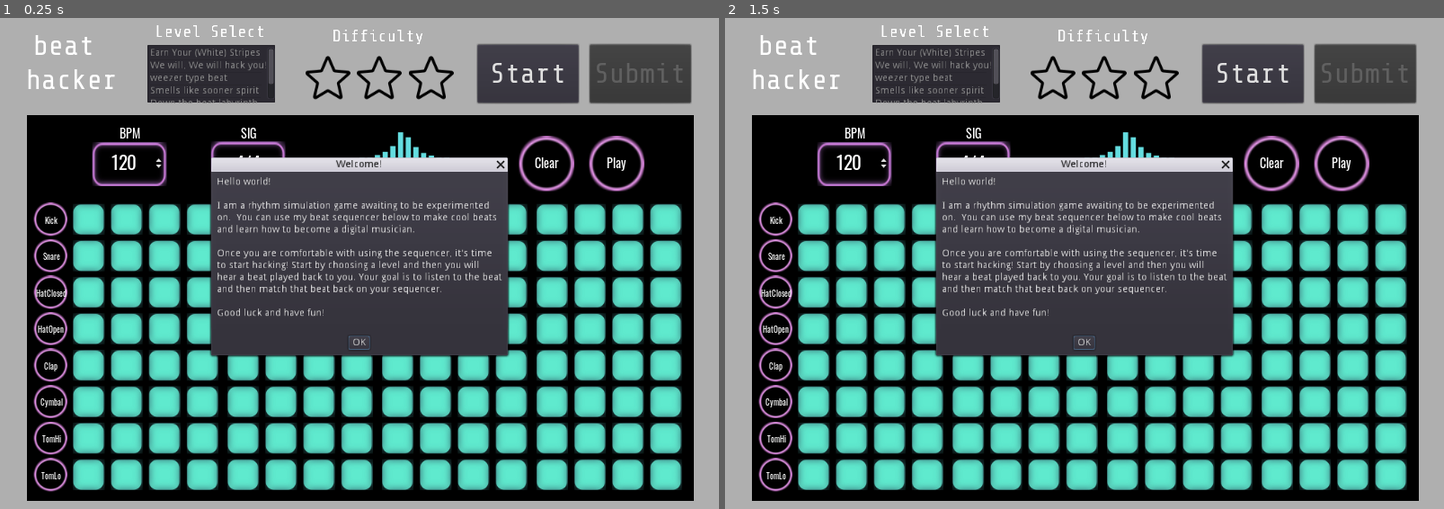
Above: before the commit, frames 1-2 (left to right).
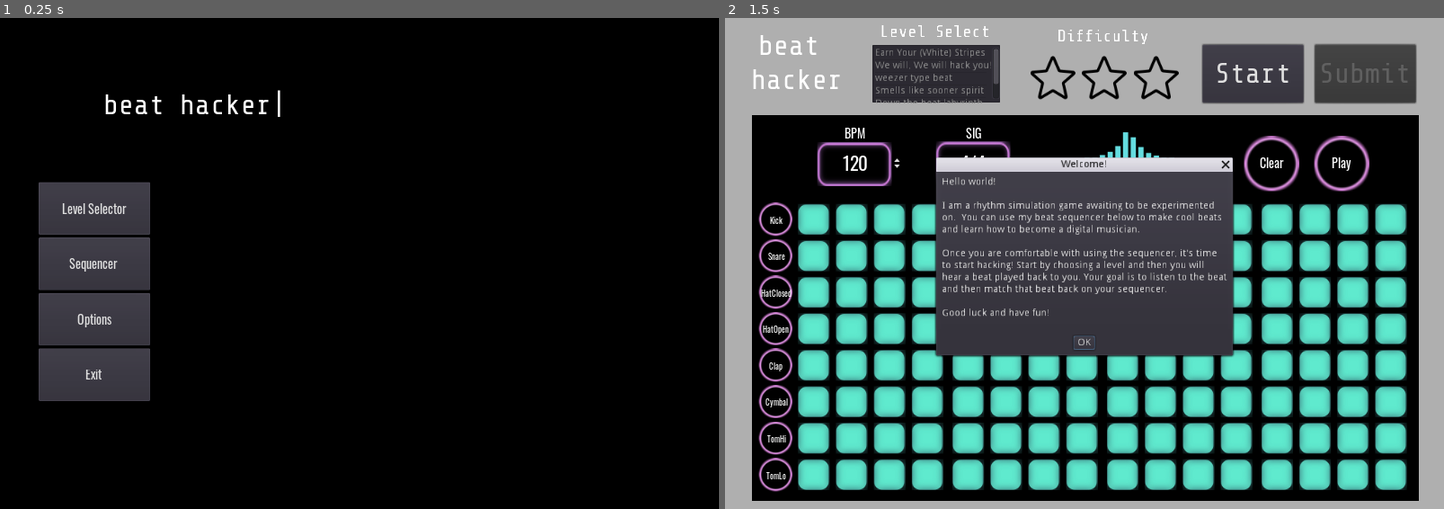
Above: after the commit, the same moments.

Repository: mdructor/beat_hacker
Game: Godot game, scene res://Assets/Scenes/MainMenu.tscn
Two runs of this game, one before a commit and one after it. Both use one fixed random seed, a clock stepped at 60 frames per second and the inputs below. Before the commit the project starts from res://Assets/Scenes/Main.tscn.
Inputs (mouse positions are in pixels of both pictures, inside the frame that each line leads up to):
- Up to frame 1 (0.25 s): no input
- Up to frame 2 (1.5 s): click (818, 209) at 0.5 s, where only the run after the commit has a clickable "Level Selector"; click "Play" at 1.25 s

The runs differ from the first frame. In frame 1, 75% of the frame differs, in the area x 0-100%, y 0-100%; in frame 2, 0.1%.

Commit message:
Add new main menu
Now launches from a main menu.  You can navigate to the old
launch by pressing level select for now.

Diff:
--- /dev/null
+++ b/Assets/Scenes/FunButton.tscn
@@ -0,0 +1,11 @@
+[gd_scene load_steps=3 format=2]
+
+[ext_resource path="res://Assets/Images/blue_square.png" type="Texture" id=1]
+[ext_resource path="res://Assets/Images/blue_square_down.png" type="Texture" id=2]
+
+[node name="FunButton" type="TextureButton"]
+margin_right = 40.0
+margin_bottom = 40.0
+toggle_mode = true
+texture_normal = ExtResource( 1 )
+texture_pressed = ExtResource( 2 )
--- a/Assets/Scenes/Main.tscn
+++ b/Assets/Scenes/Main.tscn
@@ -1,10 +1,10 @@
 [gd_scene load_steps=11 format=2]
 
-[ext_resource path="res://Assets/Scenes/Sequencer.tscn" type="PackedScene" id=1]
-[ext_resource path="res://Assets/Fonts/sharetechbig.tres" type="DynamicFont" id=2]
-[ext_resource path="res://Assets/Scripts/Main.gd" type="Script" id=3]
-[ext_resource path="res://Assets/Scenes/WelcomeDialog.tscn" type="PackedScene" id=4]
-[ext_resource path="res://Assets/Images/star.png" type="Texture" id=5]
+[ext_resource path="res://Assets/Scripts/Main.gd" type="Script" id=1]
+[ext_resource path="res://Assets/Scenes/Sequencer.tscn" type="PackedScene" id=2]
+[ext_resource path="res://Assets/Fonts/sharetechbig.tres" type="DynamicFont" id=3]
+[ext_resource path="res://Assets/Images/star.png" type="Texture" id=4]
+[ext_resource path="res://Assets/Scenes/WelcomeDialog.tscn" type="PackedScene" id=5]
 [ext_resource path="res://Assets/Scenes/ResultsDialog.tscn" type="PackedScene" id=6]
 [ext_resource path="res://Assets/Scenes/CountdownPopup.tscn" type="PackedScene" id=7]
 [ext_resource path="res://Assets/Sounds/ui/Click.ogg" type="AudioStream" id=8]
--- /dev/null
+++ b/Assets/Scenes/MainMenu.gd
@@ -0,0 +1,61 @@
+extends Node2D
+
+# Declare member variables here. Examples:
+# var a = 2
+# var b = "text"
+var titleHasCursor = true
+var CURSOR_TICK_RATE = 0.6
+
+var FUN_TICK_RATE = 2
+
+var funButtons = []
+
+# Called when the node enters the scene tree for the first time.
+func _ready():
+	var cursorTimer = Timer.new()
+	cursorTimer.set_wait_time(CURSOR_TICK_RATE)
+	cursorTimer.connect("timeout", self, "cursorTick")
+	add_child(cursorTimer)
+	cursorTimer.start()
+
+	var funButtonTimer = Timer.new()
+	funButtonTimer.set_wait_time(FUN_TICK_RATE)
+	funButtonTimer.connect("timeout", self, "funButtonTick")
+	add_child(funButtonTimer)
+	funButtonTick()
+	funButtonTimer.start()
+
+
+# Called every frame. 'delta' is the elapsed time since the previous frame.
+func _process(delta):
+	for but in funButtons:
+		var pos = but.get_begin()
+		pos.x -= 50 * delta
+		but.set_begin(pos)
+
+func cursorTick():
+	if (titleHasCursor):
+		get_node("ColorRect/Title").text = "beat hacker"
+		titleHasCursor = false
+	else:
+		get_node("ColorRect/Title").text = "beat hacker|"
+		titleHasCursor = true
+
+func funButtonTick():
+	# spawn new ones
+	var toSpawn = []
+	for i in range(4):
+		toSpawn.append((int(rand_range(0, 2)) == 1))
+	for y in range(4):
+		if toSpawn[y]:
+			funButtons.append(load("res://Assets/Scenes/FunButton.tscn").instance())
+			funButtons.back().set_begin(Vector2(1125, 250 + 75 * y))
+			get_node("ColorRect/FunContainer").add_child(funButtons.back())
+
+
+func _on_ExitButton_pressed():
+	get_tree().quit()
+
+
+func _on_LevelSelectButton_pressed():
+	get_tree().change_scene("res://Assets/Scenes/Main.tscn")
--- /dev/null
+++ b/Assets/Scenes/MainMenu.tscn
@@ -0,0 +1,64 @@
+[gd_scene load_steps=4 format=2]
+
+[ext_resource path="res://Assets/Scenes/MainMenu.gd" type="Script" id=1]
+[ext_resource path="res://Assets/Fonts/sharetechbig.tres" type="DynamicFont" id=2]
+[ext_resource path="res://Assets/Fonts/oswald_top_ui.tres" type="DynamicFont" id=3]
+
+[node name="MainMenu" type="Node2D"]
+script = ExtResource( 1 )
+
+[node name="ColorRect" type="ColorRect" parent="."]
+margin_left = -1.29236
+margin_top = -1.29236
+margin_right = 1023.71
+margin_bottom = 701.708
+color = Color( 0, 0, 0, 1 )
+
+[node name="Title" type="Label" parent="ColorRect"]
+margin_left = 148.0
+margin_top = 102.0
+margin_right = 784.0
+margin_bottom = 152.0
+custom_fonts/font = ExtResource( 2 )
+text = "beat hacker|"
+
+[node name="FunContainer" type="Node2D" parent="ColorRect"]
+
+[node name="VBoxContainer" type="VBoxContainer" parent="ColorRect"]
+margin_left = 56.0
+margin_top = 235.0
+margin_right = 215.0
+margin_bottom = 552.0
+
+[node name="LevelSelectButton" type="Button" parent="ColorRect/VBoxContainer"]
+margin_right = 159.0
+margin_bottom = 75.0
+rect_min_size = Vector2( 0, 75 )
+custom_fonts/font = ExtResource( 3 )
+text = "Level Selector"
+
+[node name="SequencerButton" type="Button" parent="ColorRect/VBoxContainer"]
+margin_top = 79.0
+margin_right = 159.0
+margin_bottom = 154.0
+rect_min_size = Vector2( 0, 75 )
+custom_fonts/font = ExtResource( 3 )
+text = "Sequencer"
+
+[node name="OptionsButton" type="Button" parent="ColorRect/VBoxContainer"]
+margin_top = 158.0
+margin_right = 159.0
+margin_bottom = 233.0
+rect_min_size = Vector2( 0, 75 )
+custom_fonts/font = ExtResource( 3 )
+text = "Options"
+
+[node name="ExitButton" type="Button" parent="ColorRect/VBoxContainer"]
+margin_top = 237.0
+margin_right = 159.0
+margin_bottom = 312.0
+rect_min_size = Vector2( 0, 75 )
+custom_fonts/font = ExtResource( 3 )
+text = "Exit"
+[connection signal="pressed" from="ColorRect/VBoxContainer/LevelSelectButton" to="." method="_on_LevelSelectButton_pressed"]
+[connection signal="pressed" from="ColorRect/VBoxContainer/ExitButton" to="." method="_on_ExitButton_pressed"]
--- a/Assets/Scenes/Sequencer.tscn
+++ b/Assets/Scenes/Sequencer.tscn
@@ -3,27 +3,27 @@
 [ext_resource path="res://Assets/Scripts/Sequencer.gd" type="Script" id=1]
 [ext_resource path="res://Assets/Scenes/SampleStreamer.tscn" type="PackedScene" id=2]
 [ext_resource path="res://Assets/Images/pink_circle.png" type="Texture" id=3]
-[ext_resource path="res://Assets/Fonts/oswald_bpm.tres" type="DynamicFont" id=4]
+[ext_resource path="res://Assets/Fonts/oswald_top_ui.tres" type="DynamicFont" id=4]
 [ext_resource path="res://Assets/Images/pink_rectangle.png" type="Texture" id=5]
-[ext_resource path="res://Assets/Fonts/oswald_top_ui.tres" type="DynamicFont" id=6]
+[ext_resource path="res://Assets/Fonts/oswald_bpm.tres" type="DynamicFont" id=6]
 [ext_resource path="res://Assets/Images/soundwave.png" type="Texture" id=7]
 
+[sub_resource type="StyleBoxEmpty" id=1]
+
+[sub_resource type="StyleBoxEmpty" id=2]
+
+[sub_resource type="StyleBoxEmpty" id=3]
+
+[sub_resource type="StyleBoxEmpty" id=4]
+
 [sub_resource type="StyleBoxEmpty" id=5]
 
 [sub_resource type="StyleBoxEmpty" id=6]
 
 [sub_resource type="StyleBoxEmpty" id=7]
 
-[sub_resource type="StyleBoxEmpty" id=2]
-
-[sub_resource type="StyleBoxEmpty" id=8]
-
-[sub_resource type="StyleBoxEmpty" id=3]
-
-[sub_resource type="StyleBoxEmpty" id=4]
-
-[sub_resource type="Theme" id=1]
-default_font = ExtResource( 4 )
+[sub_resource type="Theme" id=8]
+default_font = ExtResource( 6 )
 Button/colors/font_color = Color( 1, 1, 1, 1 )
 Button/colors/font_color_disabled = Color( 0, 0, 0, 1 )
 Button/colors/font_color_hover = Color( 0, 0, 0, 1 )
@@ -528,11 +528,11 @@
 }
 
 [node name="BPMSpinner" type="SpinBox" parent="BpmRect"]
-margin_left = 6.772
-margin_top = 7.41422
-margin_right = 104.772
-margin_bottom = 60.4142
-theme = SubResource( 1 )
+margin_left = 7.0
+margin_top = 7.0
+margin_right = 124.0
+margin_bottom = 60.0
+theme = SubResource( 8 )
 min_value = 60.0
 max_value = 200.0
 value = 120.0
--- a/project.godot
+++ b/project.godot
@@ -16,7 +16,7 @@
 [application]
 
 config/name="beat_hacker"
-run/main_scene="res://Assets/Scenes/Main.tscn"
+run/main_scene="res://Assets/Scenes/MainMenu.tscn"
 config/icon="res://Assets/Images/soundwave.png"
 
 [display]
Not shown: 9 places in Assets/Scenes/Main.tscn that only renumber resources
Not shown: 9 places in Assets/Scenes/Sequencer.tscn that only renumber resources
